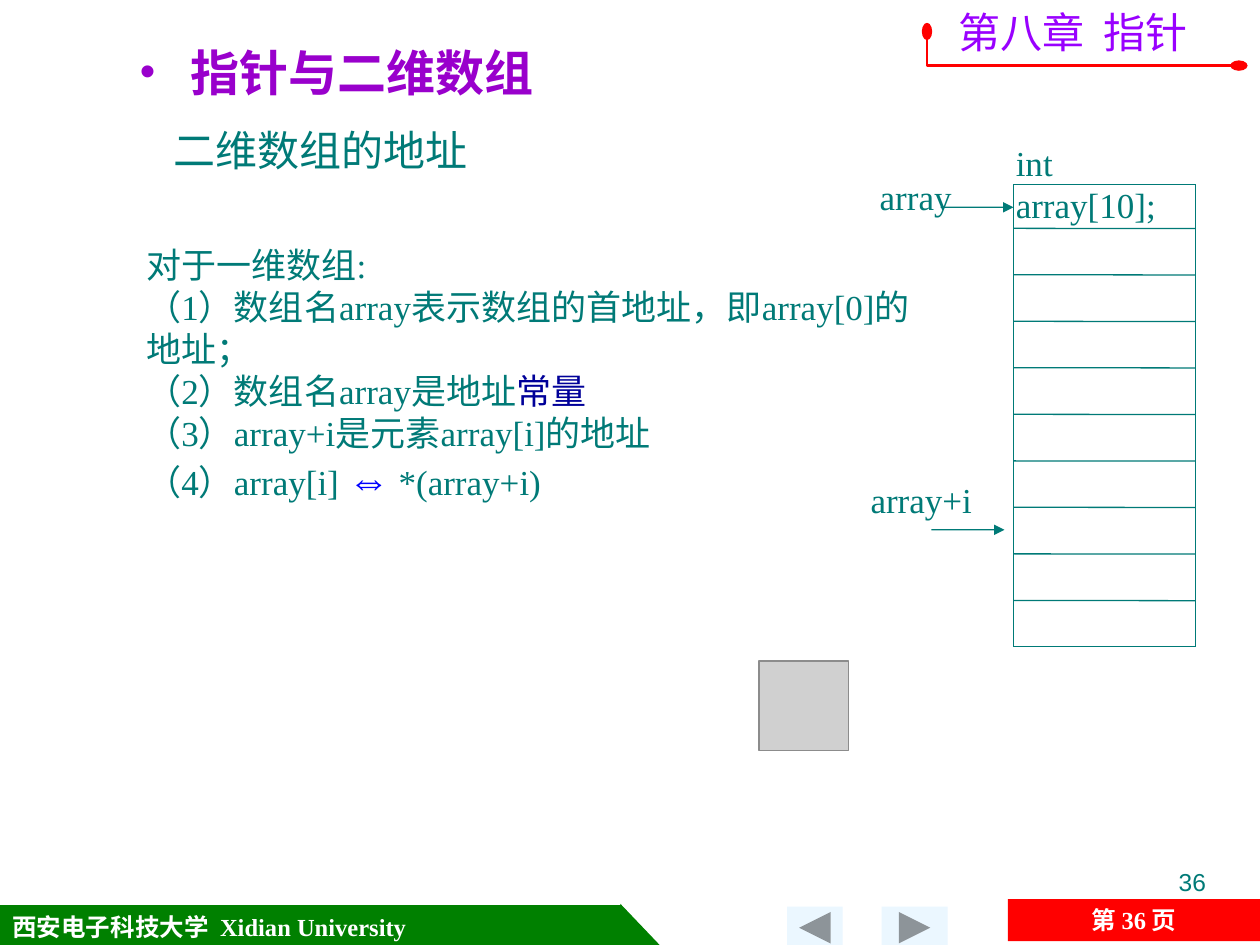
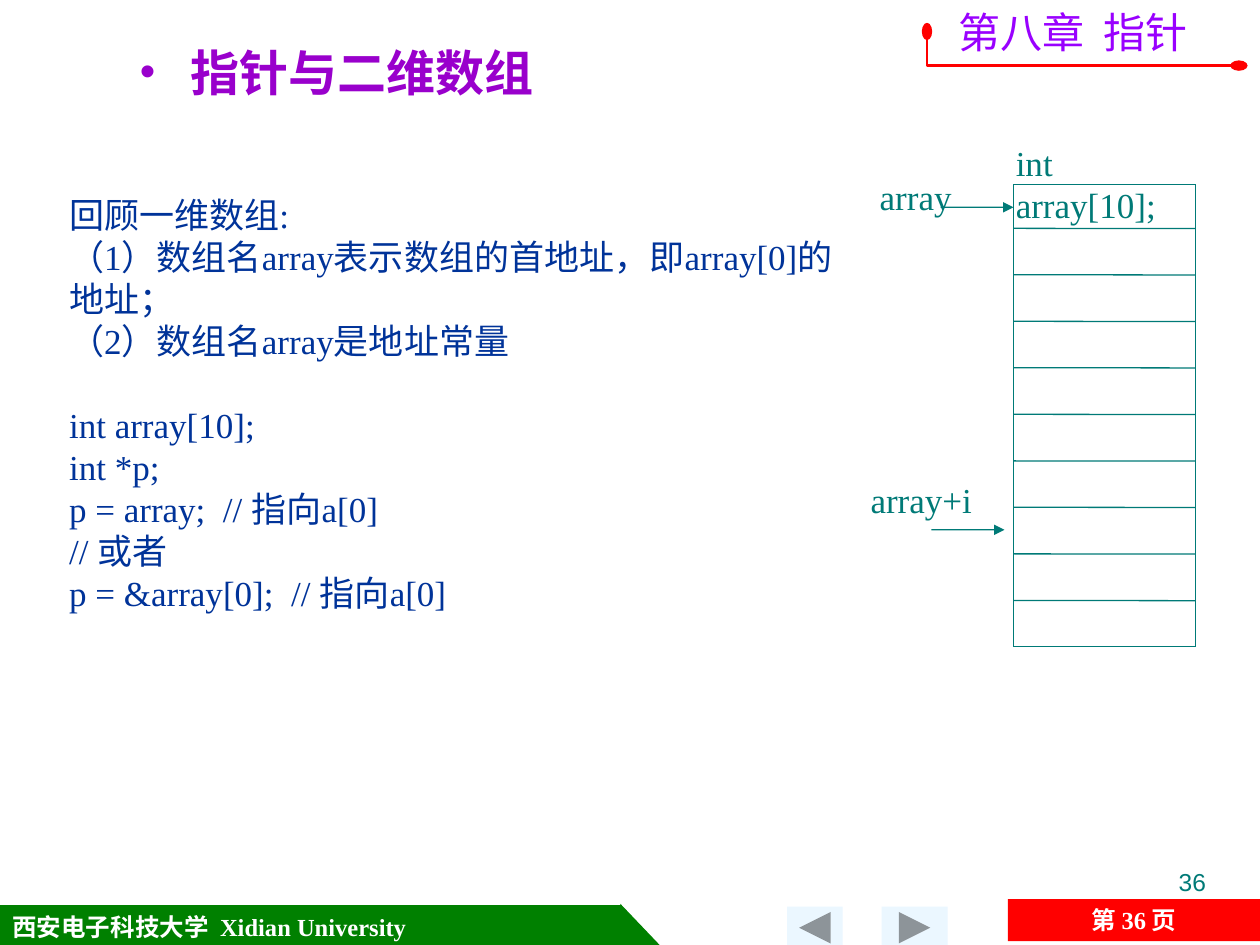
Before and after one commit to jtrfid/C-Repositories, a slide deck: slide 36 of 2015备课/课件/第8章 指针.pptx. Drawn at 1260x945 pixels with LibreOffice and Linux fonts; fonts in the diff are those of the drawing; grey boxes stand for pictures; background and template pictures are left out. Boxes give left, top, right and bottom in pixels: in the first picture for what was removed or moved away, otherwise in the second. Text is boxed around its words. In the diff, an @@ line names an element or a change of style, - is before the commit and + after.

Commit message:
修订ch8，添加实参二维数组，形参一维数组

```diff
--- a/2015备课/课件/第8章 指针.pptx
+++ b/2015备课/课件/第8章 指针.pptx
@@ text removed at (x1=174, y1=130, x2=468, y2=170) @@
-    二维数组的地址
@@ text "回顾一维数组:" moved from (x1=146, y1=248, x2=910, y2=503) to (x1=69, y1=198, x2=833, y2=613) @@
@@ text at (x1=69, y1=198, x2=289, y2=231): text changed; text colour #007A77 to #003399 @@
-对于一维数组:
+回顾一维数组:
@@ text at (x1=69, y1=240, x2=833, y2=362): text colour #007A77 to #003399 in "（1）数组名array表示数组的首地址，即array[0]的地址；", "（2）数组名array是地址常量"; text colour #000099 to #003399 in "（2）数组名array是地址常量" @@
@@ text at (x1=69, y1=413, x2=446, y2=613): text changed; text colour #007A77 to #003399 @@
-（3）array+i是元素array[i]的地址
-（4）array[i] ⇔ *(array+i)
+int array[10];
+int *p;
+p = array; // 指向a[0]
+// 或者
+p = &array[0]; // 指向a[0]
@@ picture removed at (x1=759, y1=662, x2=848, y2=751) @@
```
Also in this commit, not shown: 12 other slides changed, 1 slide added, 7 slides removed.
